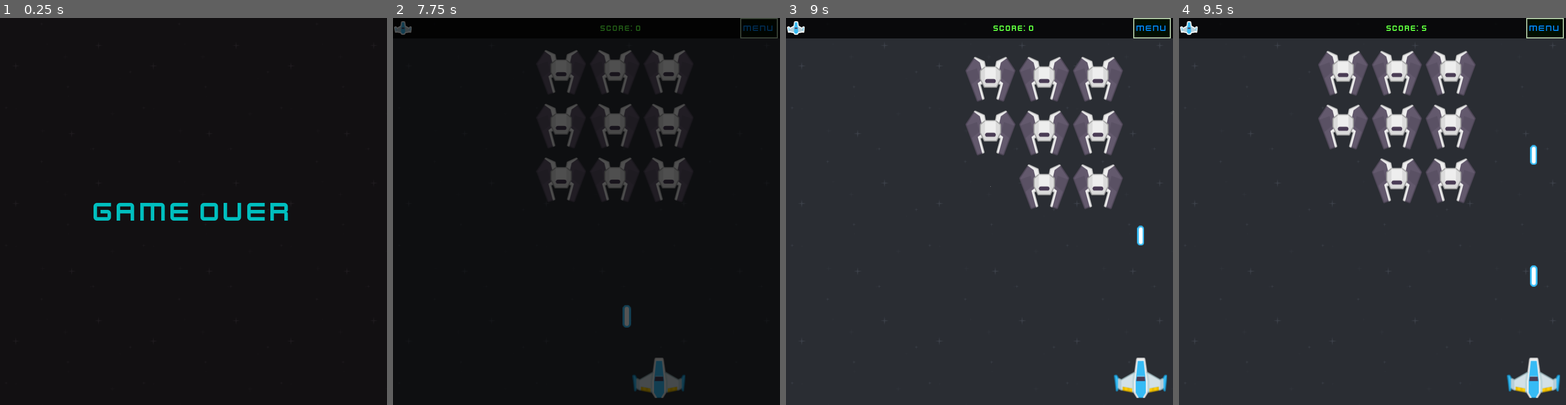
Above: before the commit, frames 1-4 (left to right).
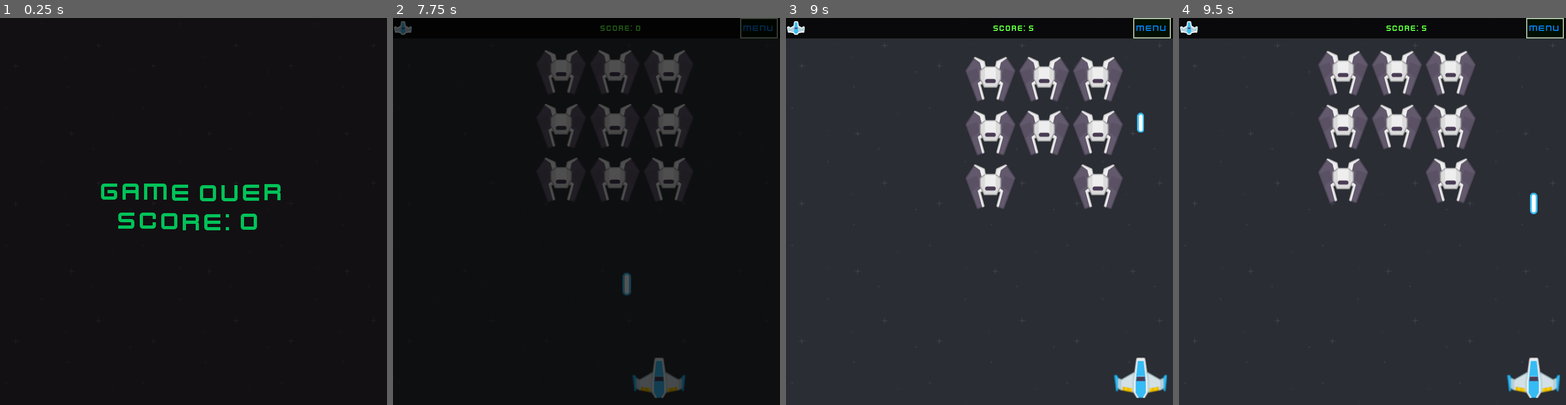
Above: after the commit, the same moments.

Repository: MatiasVME/Spaceship3000
Game: Godot game, scene res://UI/MainScreens/GameOver/GameOver.tscn
Same seed, same stepped clock (60 frames per second), same inputs: the game is played once before the commit and once after it. This scene is started directly instead of the project's main scene.
Inputs:
- Up to frame 1 (0.25 s): no input
- Up to frame 2 (7.75 s): tap Enter (ui_accept) at 0.5, 0.77, 1.52, 3.02, 3.77, 4.52, 5, 7.52 s; hold Right (ui_right) 0.53-1.28 s; hold Left (ui_left) 1.28-2.03 s; hold Right (ui_right) 2.03-3.53 s; hold Left (ui_left) 3.53-5.75 s; click "Play" at 5.75 s; click "Play" at 6.5 s; hold Right (ui_right) from 7.28 s (still down)
- Up to frame 3 (9 s): keep holding Right (ui_right); tap Enter (ui_accept) at 8.27 s
- Up to frame 4 (9.5 s): keep holding Right (ui_right); tap Enter (ui_accept) at 9.02 s

The runs differ from the first frame. In frame 1, 2.5% of the frame differs, in the area x 24-75%, y 42-55%; in frame 2, 0.2%; in frame 3, 2.0%; in frame 4, 2.2%.

Commit message:
El gameover ahora dice el score

Diff:
--- a/Game/Bullet/Bullet.gd
+++ b/Game/Bullet/Bullet.gd
@@ -2,7 +2,7 @@
 
 class_name Bullet
 
-@export var speed := 300
+@export var speed := 600
 
 enum BulletDirection {
 	TOP,
--- a/Game/Enemies/Enemy.gd
+++ b/Game/Enemies/Enemy.gd
@@ -83,8 +83,6 @@
 		time_fire = 0
 		fire = false
 
-		print(rand_number)
-
 
 func movement_right(delta):
 	time += delta
--- a/UI/MainScreens/GameOver/GameOver.gd
+++ b/UI/MainScreens/GameOver/GameOver.gd
@@ -3,3 +3,9 @@
 
 func _on_timer_timeout():
 	Curtain.change_scene_to_file("res://UI/MainScreens/MenuScreen/MenuScreen.tscn")
+
+
+func _ready():
+	$Center/GameOver.text = "[center][wave]GAME OVER
+SCORE: %s [/wave][/center]" % Main.score
+	Main.score = 0
--- a/UI/MainScreens/GameOver/GameOver.tscn
+++ b/UI/MainScreens/GameOver/GameOver.tscn
@@ -1,13 +1,8 @@
-[gd_scene load_steps=5 format=3 uid="uid://c3wdtuhedbxdj"]
+[gd_scene load_steps=4 format=3 uid="uid://c3wdtuhedbxdj"]
 
 [ext_resource type="Script" path="res://UI/MainScreens/GameOver/GameOver.gd" id="1_vdl8t"]
 [ext_resource type="Texture2D" uid="uid://b8pklt5b1wj2e" path="res://UI/Backgrounds/black.png" id="2_vhu3s"]
 [ext_resource type="FontFile" uid="uid://d4lwwgbtr4u4d" path="res://UI/Fonts/kenvector_future.ttf" id="3_0ki3i"]
-
-[sub_resource type="LabelSettings" id="LabelSettings_qvpkq"]
-font = ExtResource("3_0ki3i")
-font_size = 52
-font_color = Color(0, 0.74902, 0.74902, 1)
 
 [node name="GameOver" type="Control"]
 layout_mode = 3
@@ -30,22 +25,22 @@
 
 [node name="Center" type="CenterContainer" parent="."]
 layout_mode = 1
-anchors_preset = 8
-anchor_left = 0.5
-anchor_top = 0.5
-anchor_right = 0.5
-anchor_bottom = 0.5
-offset_left = -20.0
-offset_top = -20.0
-offset_right = 20.0
-offset_bottom = 20.0
+anchors_preset = 15
+anchor_right = 1.0
+anchor_bottom = 1.0
 grow_horizontal = 2
 grow_vertical = 2
 
-[node name="GameOver" type="Label" parent="Center"]
+[node name="GameOver" type="RichTextLabel" parent="Center"]
+custom_minimum_size = Vector2(600, 124)
 layout_mode = 2
-text = "GAME OVER"
-label_settings = SubResource("LabelSettings_qvpkq")
+theme_override_colors/default_color = Color(0, 0.764706, 0.34902, 1)
+theme_override_fonts/normal_font = ExtResource("3_0ki3i")
+theme_override_font_sizes/normal_font_size = 48
+bbcode_enabled = true
+text = "[center][wave]GAME OVER
+SCORE[/wave][/center]"
+scroll_active = false
 
 [node name="Timer" type="Timer" parent="."]
 wait_time = 3.0
